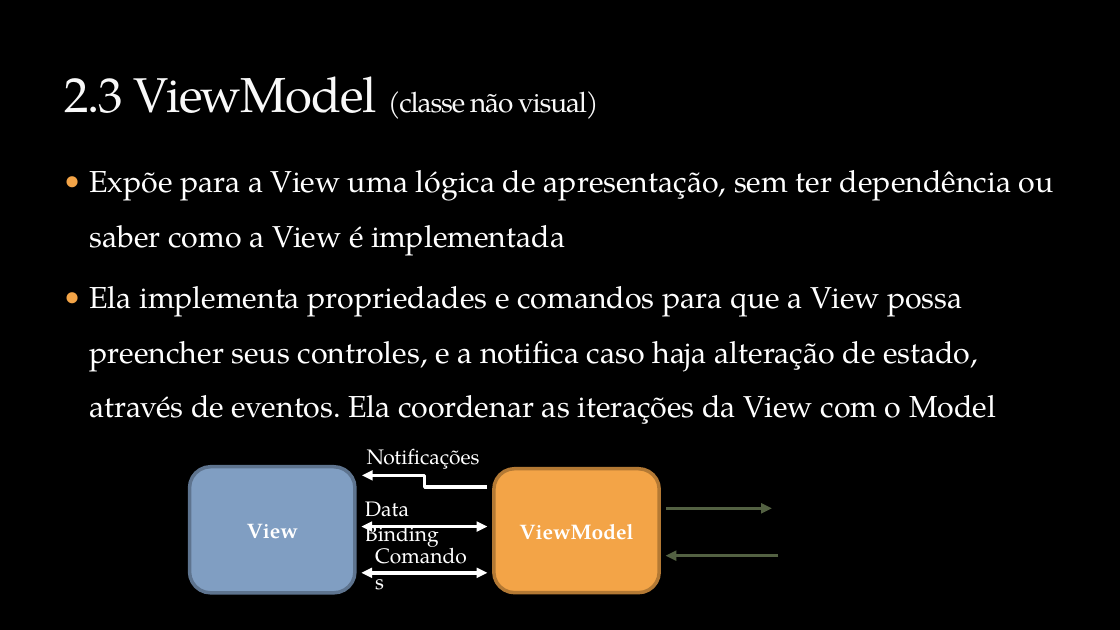
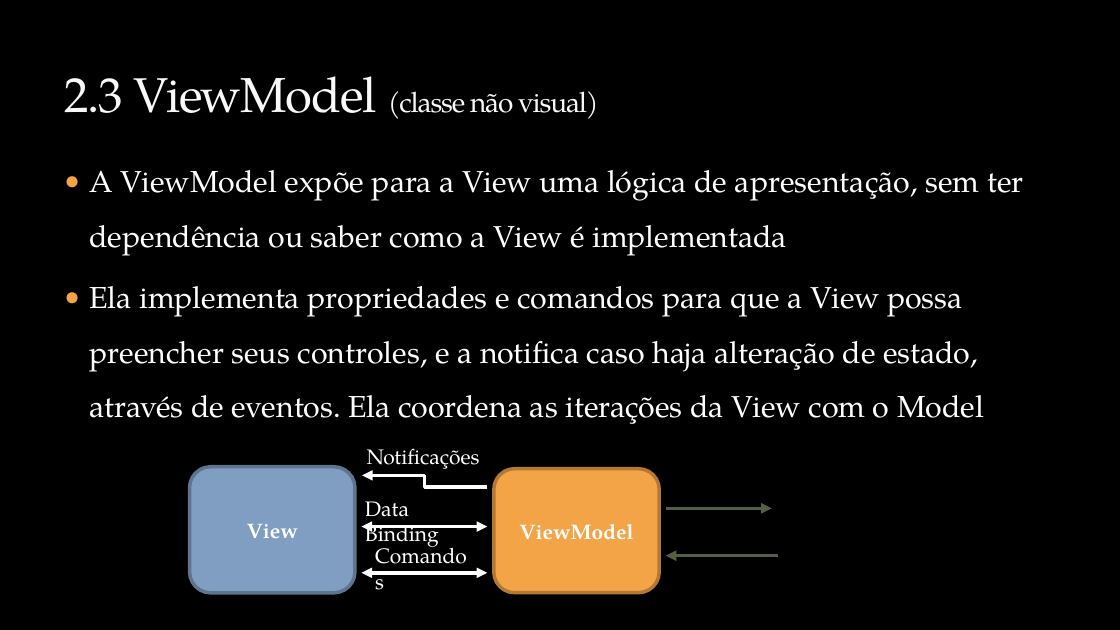
Before and after one commit to rodrigolessa/Sample.Kadastro.Knockout, a slide deck: slide 6 of Apresentacao.Knockout.JS/Knockout.JS.2014.04.pptx. Drawn at 1120x630 pixels with LibreOffice and Linux fonts; fonts in the diff are those of the drawing; background and template pictures are left out. Boxes give left, top, right and bottom in pixels: in the first picture for what was removed or moved away, otherwise in the second. Text is boxed around its words. In the diff, an @@ line names an element or a change of style, - is before the commit and + after.

```diff
--- a/Apresentacao.Knockout.JS/Knockout.JS.2014.04.pptx
+++ b/Apresentacao.Knockout.JS/Knockout.JS.2014.04.pptx
@@ text at (89,170,1023,424): text changed @@
-● Expõe para a View uma lógica de apresentação, sem ter dependência ou saber como a View é implementada
-● Ela implementa propriedades e comandos para que a View possa preencher seus controles, e a notifica caso haja alteração de estado, através de eventos. Ela coordenar as iterações da View com o Model
+● A ViewModel expõe para a View uma lógica de apresentação, sem ter dependência ou saber como a View é implementada
+● Ela implementa propriedades e comandos para que a View possa preencher seus controles, e a notifica caso haja alteração de estado, através de eventos. Ela coordena as iterações da View com o Model
```
Also in this commit, not shown: 10 other slides changed, 3 slides added, 3 other files.
